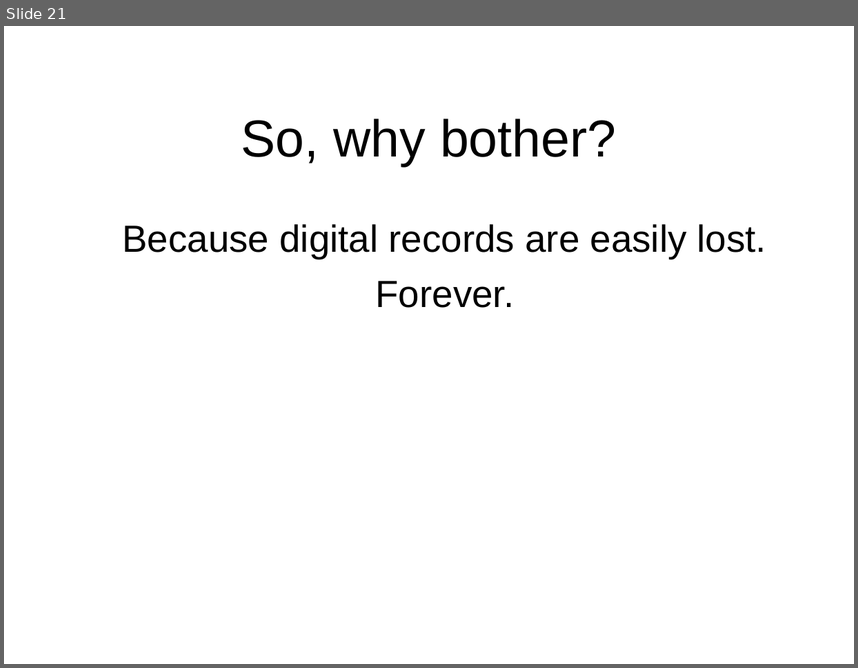
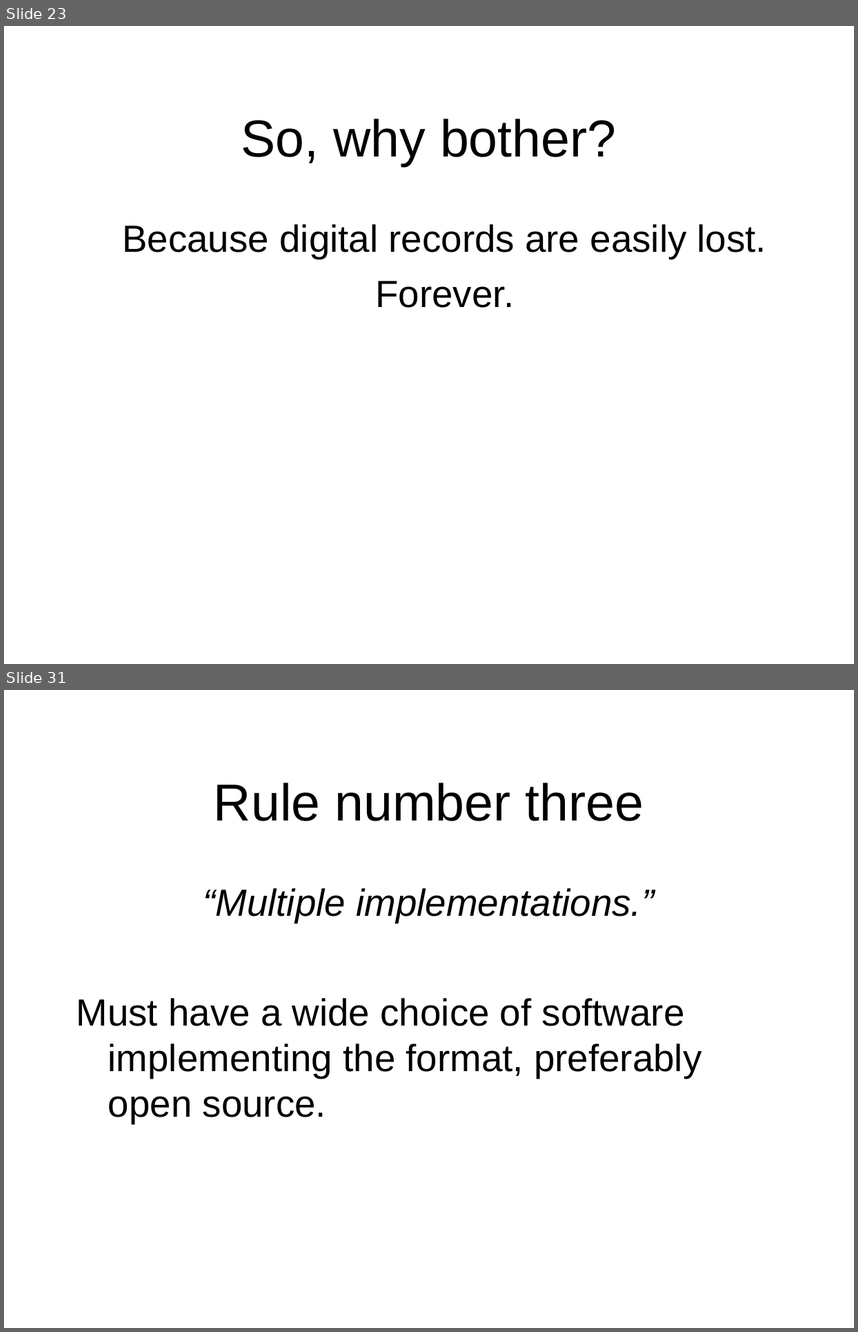
Before and after one commit to toneill/naa, a slide deck: doco/digital-preservation-chris-smart.odp. Shown one above the other, each under a label of ours: slide 21 before the commit, slides 23 and 31 after it; the slides between them are not shown. The pictures are 858x668 and 858x1332 pixels, drawn with LibreOffice and Linux fonts; fonts in the diff are those of the drawing; background and template pictures are left out. Boxes give left, top, right and bottom in pixels: in the first picture for what was removed or moved away, otherwise in the second. Text is boxed around its words. In the diff, an @@ line names an element or a change of style, - is before the commit and + after.

```diff
--- a/doco/digital-preservation-chris-smart.odp
+++ b/doco/digital-preservation-chris-smart.odp
@@ slide 31 added at bbox=[4, 690, 854, 1328], background picture (left out) @@
@@ title added at bbox=[214, 782, 644, 821], 44 pt, text #000000 @@
+Rule number three
@@ text added at bbox=[76, 888, 702, 1123], 32 pt, text #000000 @@
+“Multiple implementations.”
+Must have a wide choice of software implementing the format, preferably open source.
@@ what was slide 21 is now slide 23 @@
```
Also in this commit, not shown: 8 slides changed, 18 other slides added.
